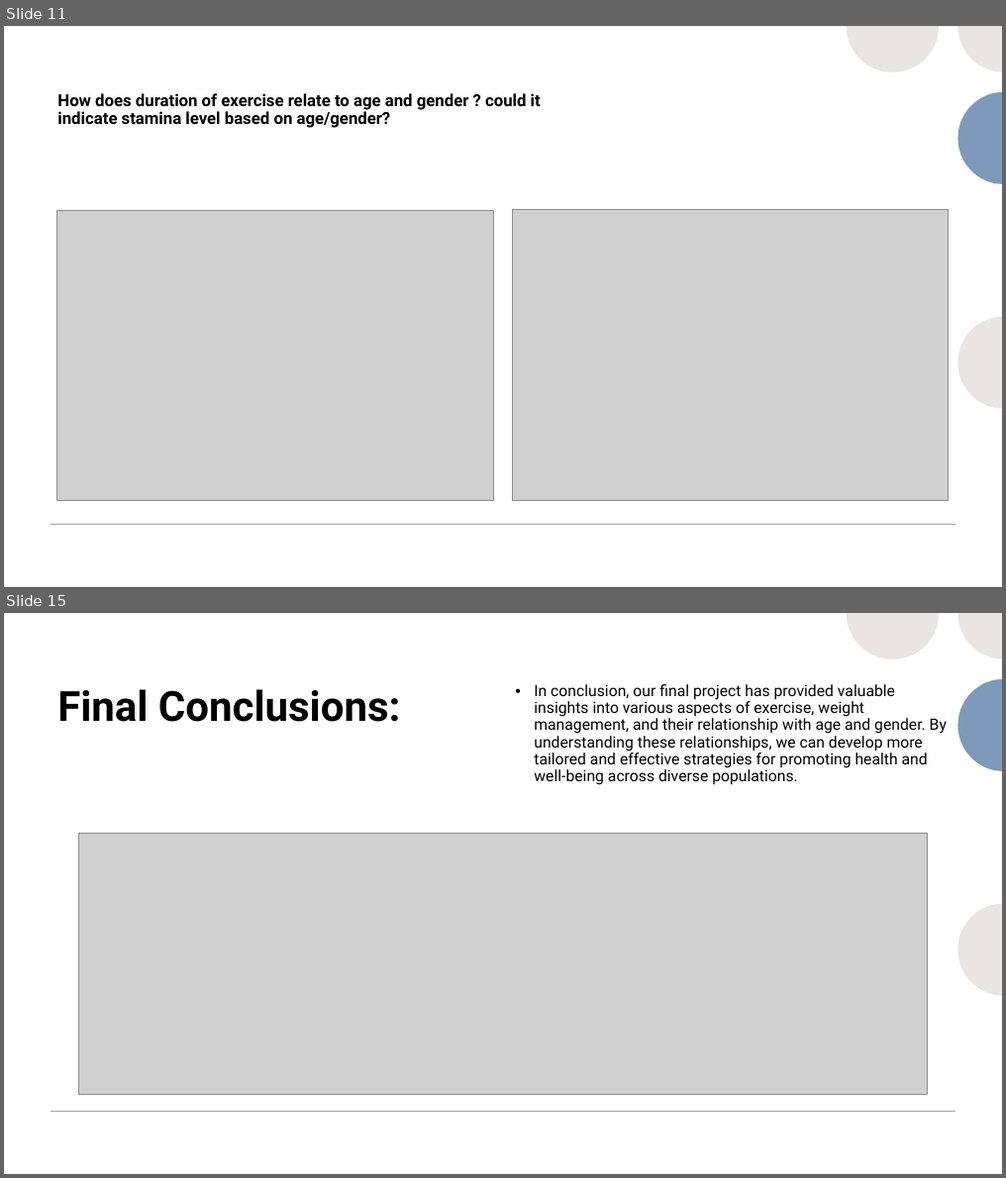
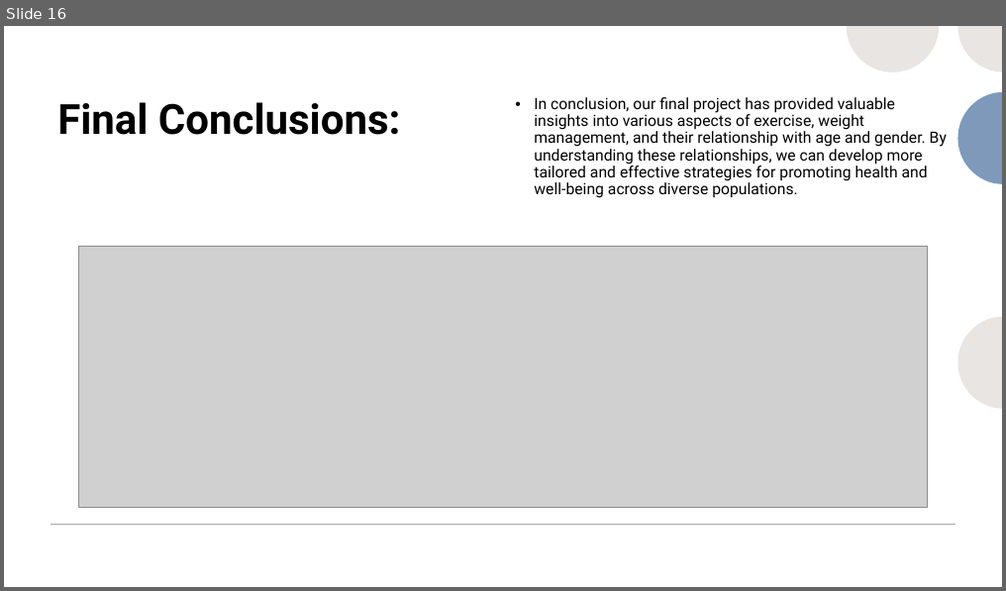
Before and after one commit to Zoouri/Project-3---Group-3, a slide deck: Presentation.pptx. Shown one above the other, each under a label of ours: slides 11 and 15 before the commit, slide 16 after it; the slides between them are not shown. The pictures are 1006x1178 and 1006x591 pixels, drawn with LibreOffice and Linux fonts; fonts in the diff are those of the drawing; grey boxes stand for pictures. Boxes give left, top, right and bottom in pixels: in the first picture for what was removed or moved away, otherwise in the second. Text is boxed around its words. In the diff, an @@ line names an element or a change of style, - is before the commit and + after.

```diff
--- a/Presentation.pptx
+++ b/Presentation.pptx
@@ slide 11 removed at [4, 26, 1002, 587], background #FFFFFF @@
@@ rectangle removed at [4, 26, 1002, 587] @@
@@ group removed at [846, 26, 1002, 408]: 4 freeform shapes @@
@@ title removed at [57, 93, 541, 128] @@
-How does duration of exercise relate to age and gender ? could it indicate stamina level based on age/gender?
@@ group removed at [512, 26, 1002, 587]: 10 freeform shapes @@
@@ picture removed at [57, 210, 494, 501] @@
@@ picture removed at [512, 210, 948, 500] @@
@@ line removed from (51, 525) to (955, 525) @@
@@ what was slide 15 is now slide 16 @@
```
Also in this commit, not shown: 1 slide changed, 9 slides added, 9 other slides removed, 1 other file.
